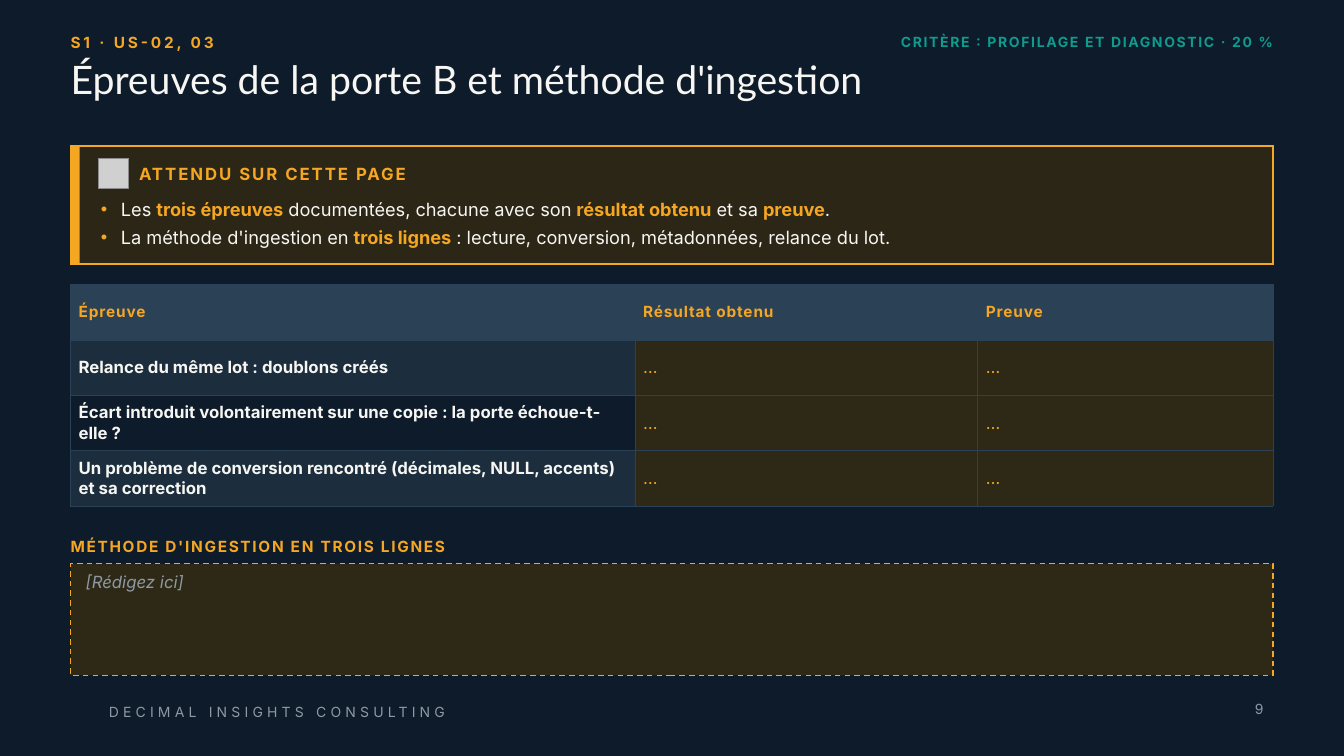
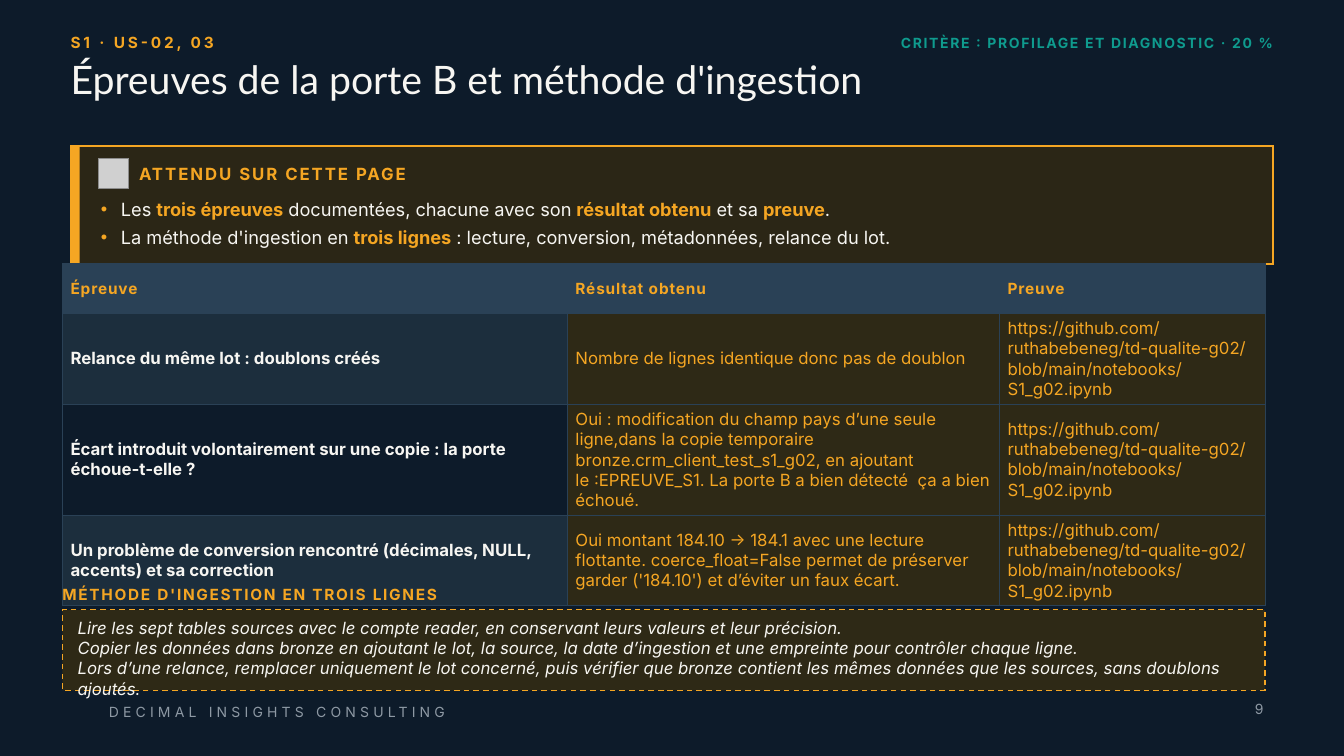
Before and after one commit to ruthabebeneg/td-qualite-g02, a slide deck: slide 9 of livrables/Livrable_Groupe_TD_AssurConnect.pptx. Drawn at 1344x756 pixels with LibreOffice and Linux fonts; fonts in the diff are those of the drawing; grey boxes stand for pictures; background and template pictures are left out. Boxes give left, top, right and bottom in pixels: in the first picture for what was removed or moved away, otherwise in the second. Text is boxed around its words. In the diff, an @@ line names an element or a change of style, - is before the commit and + after.

```diff
--- a/livrables/Livrable_Groupe_TD_AssurConnect.pptx
+++ b/livrables/Livrable_Groupe_TD_AssurConnect.pptx
@@ table at (63, 264, 1265, 605) @@
-row 2, column 2: …
+row 2, column 2: Nombre de lignes identique donc pas de doublon
-row 2, column 3: …
+row 2, column 3: https://github.com/ruthabebeneg/td-qualite-g02/blob/main/notebooks/S1_g02.ipynb
-row 3, column 2: …
+row 3, column 2: Oui : modification du champ pays d’une seule ligne,dans la copie temporaire bronze.crm_client_test_s1_g02, en ajoutant le :EPREUVE_S1. La porte B a bien détecté ça a bien échoué.
-row 3, column 3: …
+row 3, column 3: https://github.com/ruthabebeneg/td-qualite-g02/blob/main/notebooks/S1_g02.ipynb
-row 4, column 2: …
+row 4, column 2: Oui montant 184.10 -> 184.1 avec une lecture flottante. coerce_float=False permet de préserver garder ('184.10') et d’éviter un faux écart.
-row 4, column 3: …
+row 4, column 3: https://github.com/ruthabebeneg/td-qualite-g02/blob/main/notebooks/S1_g02.ipynb
@@ table: place and size @@
-table at (71, 284, 1273, 506)
+table at (63, 264, 1265, 605)
@@ text "MÉTHODE D'INGESTION EN TROIS LIGNES": place and size @@
-text "MÉTHODE D'INGESTION EN TROIS LIGNES" at (71, 538, 445, 552)
+text "MÉTHODE D'INGESTION EN TROIS LIGNES" at (62, 587, 437, 600)
@@ rectangle "Lire les sept tables sources ...": place and size @@
-rectangle "Lire les sept tables sources ..." at (71, 564, 1273, 676)
+rectangle "Lire les sept tables sources ..." at (63, 610, 1265, 691)
@@ text in rectangle at (78, 621, 1219, 699): text changed; text colour #8E99A4 to #F7F6F2 @@
-[Rédigez ici]
+Lire les sept tables sources avec le compte reader, en conservant leurs valeurs et leur précision.
+Copier les données dans bronze en ajoutant le lot, la source, la date d’ingestion et une empreinte pour contrôler chaque ligne.
+Lors d’une relance, remplacer uniquement le lot concerné, puis vérifier que bronze contient les mêmes données que les sources, sans doublons ajoutés.
```
Also in this commit, not shown: 13 other slides changed, 1 slide added.
